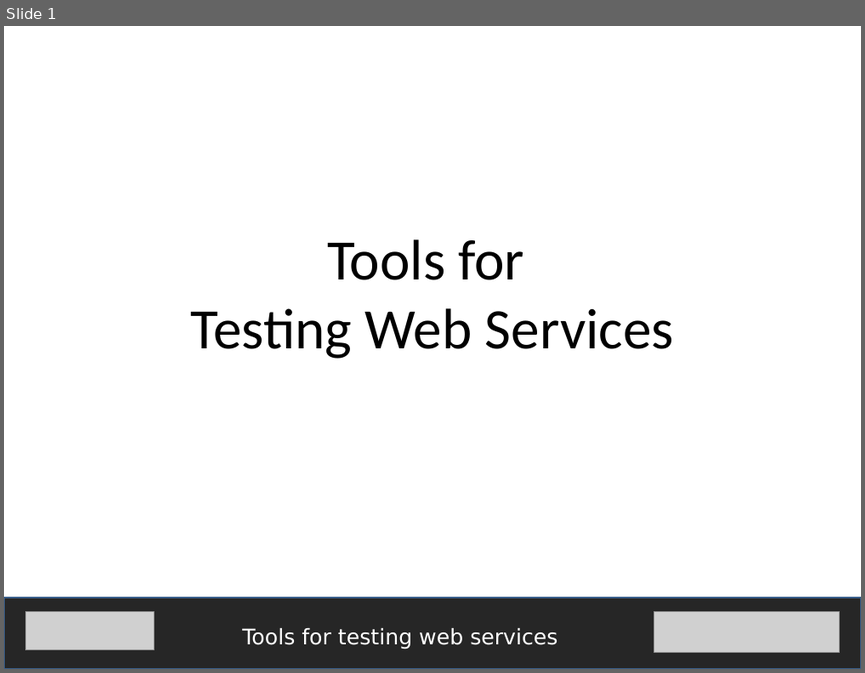
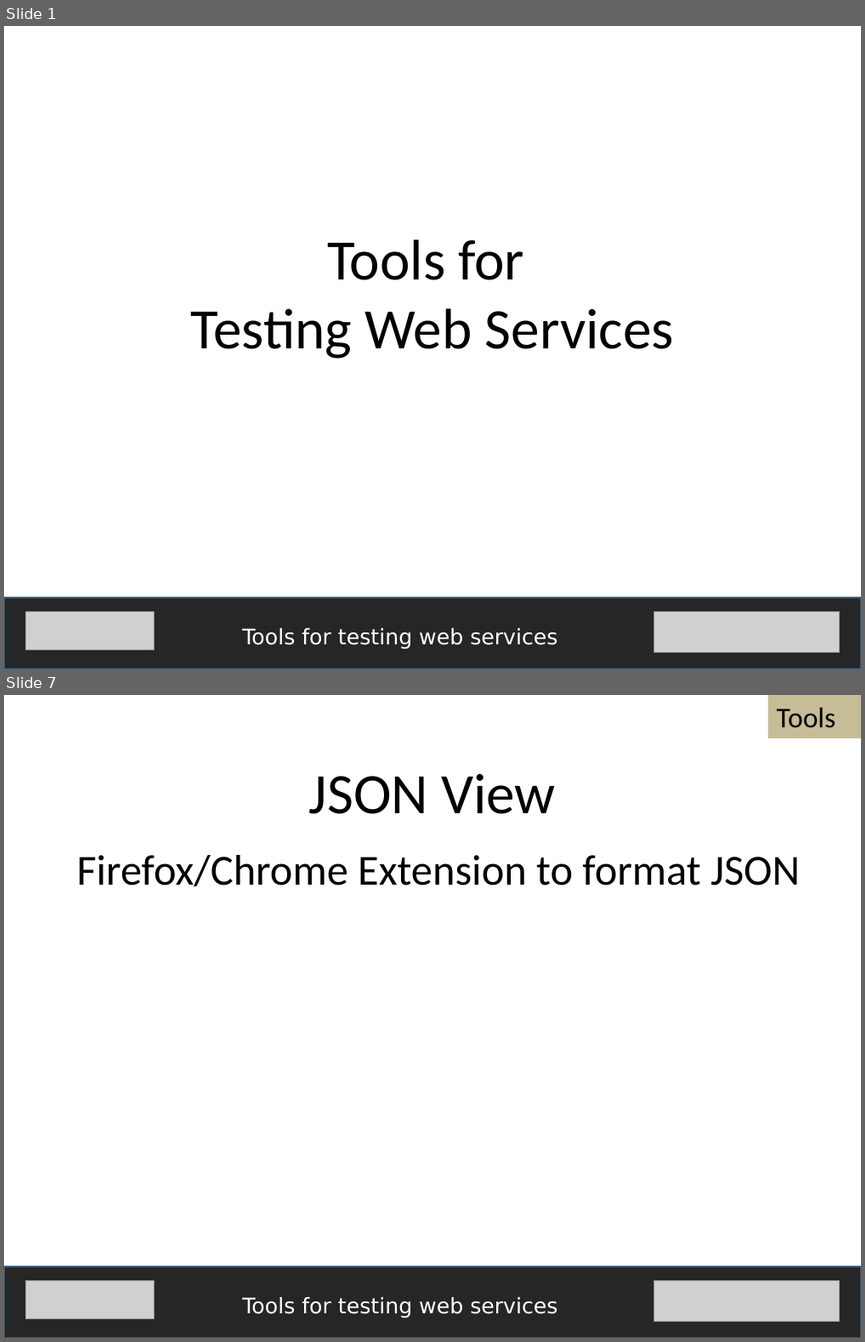
Before and after one commit to fijiaaron/testing-web-apps-and-services, a slide deck: presentations/Tools for testing web services.pptx. Shown one above the other, each under a label of ours: slide 1 before the commit, slides 1 and 7 after it; the slides between them are not shown. The pictures are 865x673 and 865x1342 pixels, drawn with LibreOffice and Linux fonts; fonts in the diff are those of the drawing; grey boxes stand for pictures. Boxes give left, top, right and bottom in pixels: in the first picture for what was removed or moved away, otherwise in the second. Text is boxed around its words. In the diff, an @@ line names an element or a change of style, - is before the commit and + after.

Commit message:
Web services explained and Tools for testing web services presentations are done

```diff
--- a/presentations/Tools for testing web services.pptx
+++ b/presentations/Tools for testing web services.pptx
@@ slide 7 added at [4, 695, 861, 1338], background #FFFFFF @@
@@ rectangle added at [768, 695, 861, 737], fill #C4BD97, 24 pt, text #000000 @@
+Tools
@@ text added at [309, 773, 556, 814], 48 pt, text #000000 @@
+JSON View
@@ text added at [77, 855, 800, 886], 36 pt, text #000000 @@
+Firefox/Chrome Extension to format JSON
@@ rectangle added at [4, 1266, 861, 1338], fill #262626, outline #3A5F8C 2 pt @@
@@ picture added at [25, 1280, 154, 1319] @@
@@ picture added at [653, 1280, 840, 1321] @@
@@ text added at [242, 1297, 557, 1318], 18 pt, text #FFFFFF @@
+Tools for testing web services
```
Also in this commit, not shown: 2 slides changed, 5 other slides added, 6 other files.
